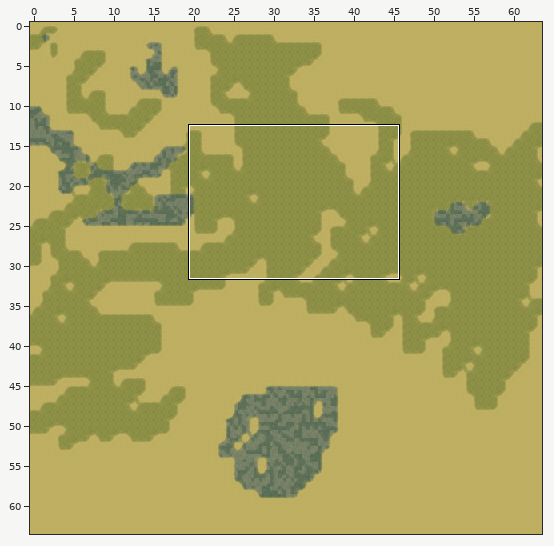
Tiled map -- maps/test.tmx. The picture above shows the old version from afar; the outline marks the close-up.
Close-up. First the earlier version:
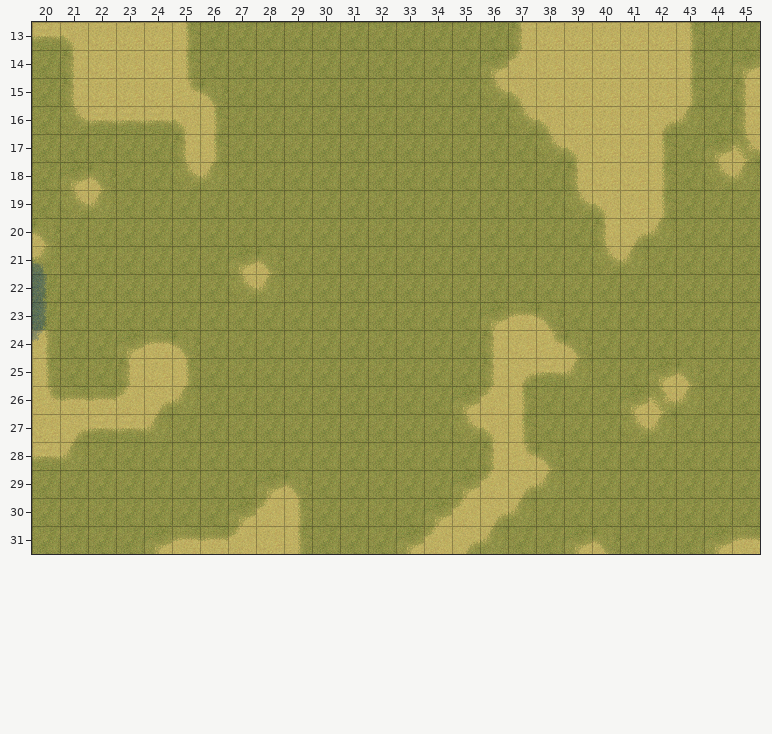
Cells are 32x32 px. Shown: x 20..45, y 13..31. The commit also changed other parts of the map, which this record leaves out.
New version:
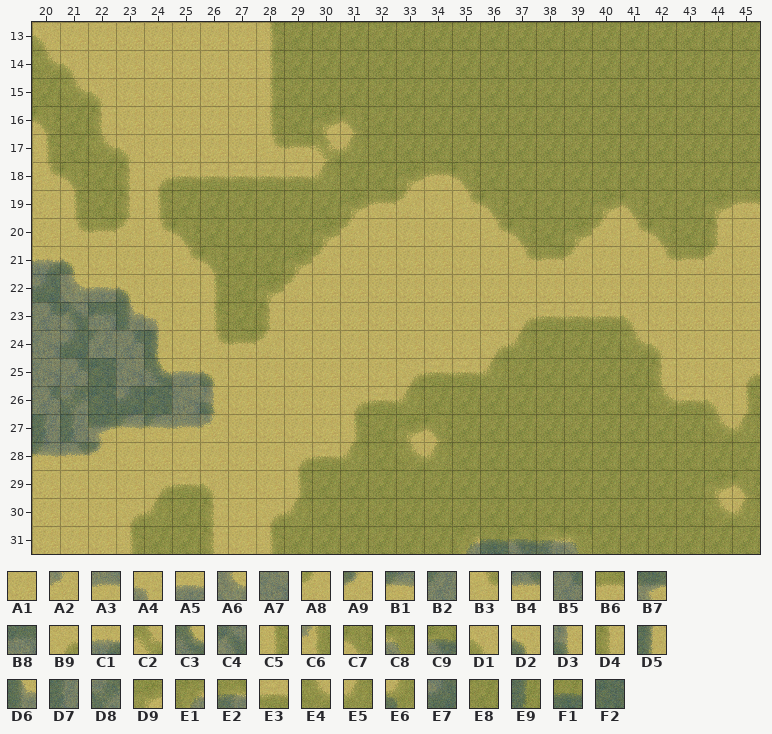
Key: from "ground_terrains": A1 0, A2 1, A3 3, A4 8, A5 12, A6 13, A7 15, A8 16, A9 17, B1 19, B2 31, B3 32, B4 35, B5 47, B6 48, B7 59, B8 63, B9 64, C1 76, C2 80, C3 93, C4 95, C5 96, C6 97, C7 112, C8 120, C9 124, D1 128, D2 136, D3 137, D4 144, D5 153, D6 157, D7 159, D8 175, D9 176, E1 180, E2 188, E3 192, E4 208, E5 224, E6 232, E7 239, E8 240, E9 249, F1 252, F2 255.
__ is an empty cell.
Diff:
Layer "Ground texture":
y 13: x 20..21 E3 D1 -> D1 A1; x 25..28 C5 E8 E8 E8 -> A1 A1 A1 C5; x 37..43 D4 A1 A1 A1 A1 A1 C5 -> E8 E8 E8 E8 E8 E8 E8
y 14: x 20..21 E8 D4 -> E4 D1; x 25..28 C5 E8 E8 E8 -> A1 A1 A1 C5; x 36..43 D9 A8 A1 A1 A1 A1 A1 C5 -> E8 E8 E8 E8 E8 E8 E8 E8; x 45 D9 -> E8
y 15: x 21..22 D4 A1 -> E4 D1; x 25..28 B3 C7 E8 E8 -> A1 A1 A1 C5; x 36..43 E4 D1 A1 A1 A1 A1 A1 C5 -> E8 E8 E8 E8 E8 E8 E8 E8; x 45 D4 -> E8
y 16: x 20..28 E8 E4 E3 E3 E3 D1 C5 E8 E8 -> C7 E8 D4 A1 A1 A1 A1 A1 C5; x 30..31 E8 E8 -> D9 C7; x 37..43 E4 D1 A1 A1 A1 B9 E5 -> E8 E8 E8 E8 E8 E8 E8; x 45 D4 -> E8
y 17: x 20 E8 -> C5; x 22..31 E8 E8 E8 D4 C5 E8 E8 E8 E8 E8 -> E4 D1 A1 A1 A1 A1 B3 B6 C2 E5; x 38..42 E4 D1 A1 A1 C5 -> E8 E8 E8 E8 E8; x 44..45 D9 C2 -> E8 E8
y 18: x 20..30 E8 D9 C7 E8 E8 E4 E5 E8 E8 E8 E8 -> B3 C7 E8 D4 B9 E3 E3 E3 E3 E3 E5; x 33..35 E8 E8 E8 -> D9 B6 C7; x 39..42 D4 A1 A1 C5 -> E8 E8 E8 E8; x 44..45 E4 E5 -> E8 E8
y 19: x 20..24 E8 E4 E5 E8 E8 -> A1 C5 E8 D4 C5; x 31..36 E8 E8 E8 E8 E8 E8 -> D9 B6 A8 A1 B3 C7; x 39..42 E4 D1 A1 C5 -> E8 D9 C7 E8; x 44..45 E8 E8 -> D9 B6
y 20: x 20..25 C7 E8 E8 E8 E8 E8 -> A1 B3 B6 A8 B3 C7; x 30..37 E8 E8 E8 E8 E8 E8 E8 E8 -> D9 A8 A1 A1 A1 A1 B3 C7; x 39..42 E8 D4 B9 E5 -> D9 A8 B3 C7; x 44..45 E8 E8 -> D4 A1
y 21: x 20..45 E6 E8 E8 E8 E8 E8 E8 D9 C7 E8 E8 E8 E8 E8 E8 E8 E8 E8 E8 E8 E4 E5 E8 E8 E8 E8 -> C1 D2 A1 A1 A1 B3 C7 E8 E8 D9 A8 A1 A1 A1 A1 A1 A1 B3 B6 A8 A1 A1 B3 B6 A8 A1
y 22: x 20..45 E9 E8 E8 E8 E8 E8 E8 E4 E5 E8 E8 E8 E8 E8 E8 E8 E8 E8 E8 E8 E8 E8 E8 E8 E8 E8 -> E7 A6 A5 D2 A1 A1 C5 E8 D9 A8 A1 A1 A1 A1 A1 A1 A1 A1 A1 A1 A1 A1 A1 A1 A1 A1
y 23: x 20..26 E9 E8 E8 E8 E8 E8 E8 -> B5 C4 B8 D6 A4 A1 C5; x 28..45 E8 E8 E8 E8 E8 E8 E8 E8 D9 B6 C7 E8 E8 E8 E8 E8 E8 E8 -> D4 A1 A1 A1 A1 A1 A1 A1 A1 B9 E3 E3 E3 D1 A1 A1 A1 A1
y 24: x 20..39 C6 E8 E8 D9 B6 C7 E8 E8 E8 E8 E8 E8 E8 E8 E8 E8 D4 A1 B3 C7 -> A7 E7 B2 B5 D5 A1 B3 B6 A8 A1 A1 A1 A1 A1 A1 A1 B9 E5 E8 E8; x 41..45 E8 E8 E8 E8 E8 -> E4 D1 A1 A1 A1
y 25: x 20..39 C5 E8 E8 D4 A1 C5 E8 E8 E8 E8 E8 E8 E8 E8 E8 E8 D4 B9 E3 E5 -> A7 B5 F2 A7 C3 A5 D2 A1 A1 A1 A1 A1 A1 B9 E3 E3 E5 E8 E8 E8; x 42..45 D9 C7 E8 E8 -> D4 A1 A1 B9
y 26: x 20..33 B3 B6 B6 A8 B9 E5 E8 E8 E8 E8 E8 E8 E8 E8 -> B5 D8 F2 E7 F2 A7 D3 A1 A1 A1 A1 B9 E3 E5; x 35..37 D9 A8 C5 -> E8 E8 E8; x 41..45 D9 C2 E5 E8 E8 -> E8 E4 E3 D1 C5
y 27: x 20..31 A1 B9 E3 E3 E5 E8 E8 E8 E8 E8 E8 E8 -> D7 D7 B7 B1 B1 A3 A2 A1 A1 A1 A1 C5; x 33..37 E8 E8 E4 D1 C5 -> D9 C7 E8 E8 E8; x 41..42 E4 E5 -> E8 E8; x 44..45 E8 E8 -> E4 E5
y 28: x 20..31 E3 E5 E8 E8 E8 E8 E8 E8 E8 E8 E8 E8 -> B1 B4 A9 A1 A1 A1 A1 A1 A1 B9 E3 E5; x 33..34 E8 E8 -> E4 E5; x 36..38 D4 B3 C7 -> E8 E8 E8
y 29: x 20..29 E8 E8 E8 E8 E8 E8 E8 E8 D9 C7 -> A1 A1 A1 A1 B9 E3 D1 A1 A1 C5; x 35..38 D9 A8 B9 E5 -> E8 E8 E8 E8; x 44..45 E8 E8 -> D9 C7
y 30: x 20..24 E8 E8 E8 E8 E8 -> A1 A1 A1 B9 E5; x 26..29 E8 D9 A8 C5 -> D4 A1 B9 E5; x 34..37 D9 A8 B9 E5 -> E8 E8 E8 E8; x 44..45 E8 E8 -> E4 E5
y 31: x 20..29 E8 E8 E8 E8 D9 B6 B6 A8 A1 C5 -> A1 A1 A1 C5 E8 E8 D4 A1 C5 E8; x 33..40 D9 A8 B9 E5 E8 E8 D9 C7 -> E8 E8 E1 F1 C9 E2 C8 E8; x 44..45 D9 B6 -> E8 E8
Where, in picture pixels (left, top, right, bottom), the same in both close-ups:
changed: (32, 22, 760, 554)
